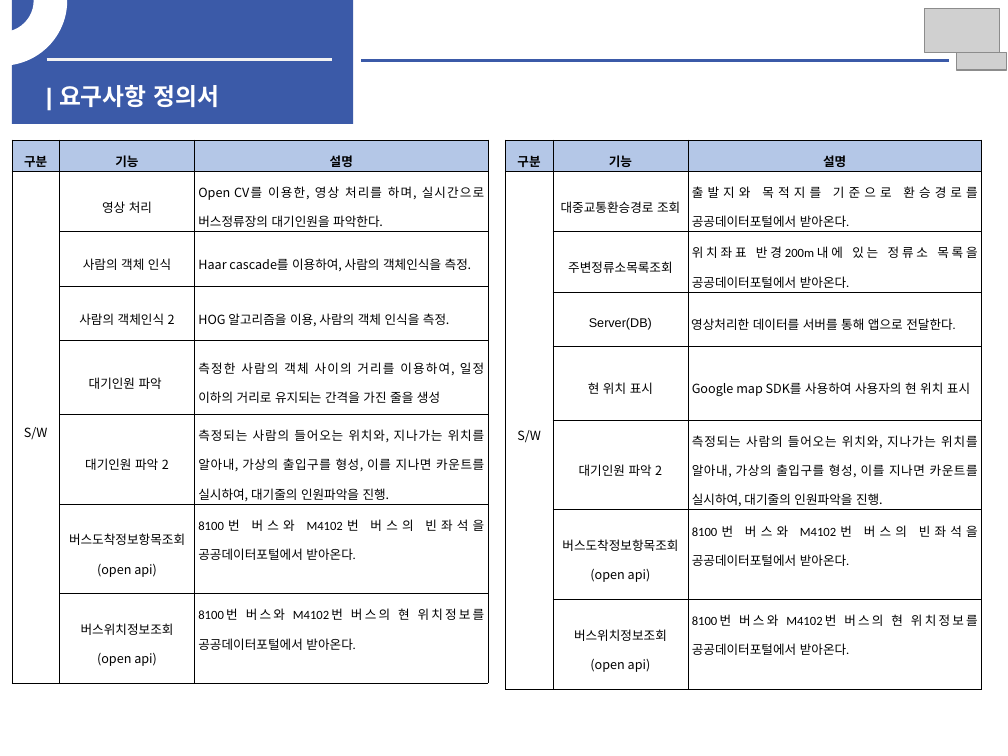
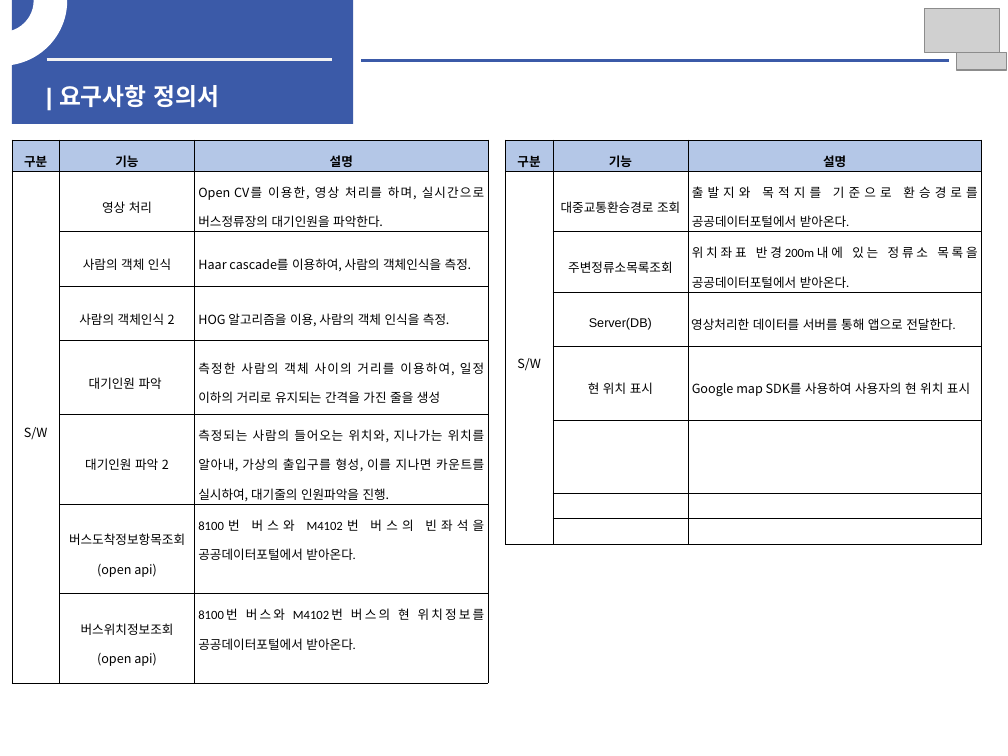
Before and after one commit to woojin1027/THE-FACO, a slide deck: slide 8 of 중간보고서/중간보고서.pptx. Drawn at 1008x756 pixels with LibreOffice and Linux fonts; fonts in the diff are those of the drawing; grey boxes stand for pictures. Boxes give left, top, right and bottom in pixels: in the first picture for what was removed or moved away, otherwise in the second. Text is boxed around its words. In the diff, an @@ line names an element or a change of style, - is before the commit and + after.

```diff
--- a/중간보고서/중간보고서.pptx
+++ b/중간보고서/중간보고서.pptx
@@ table at <box>505,140,981,528</box> @@
-row 6, column 2: 대기인원 파악 2
+row 6, column 2: 
-row 6, column 3: 측정되는 사람의 들어오는 위치와, 지나가는 위치를 알아내, 가상의 출입구를 형성, 이를 지나면 카운트를 실시하여, 대기줄의 인원파악을 진행.
+row 6, column 3: 
-row 7, column 2: 버스도착정보항목조회 / (open api)
+row 7, column 2: 
-row 7, column 3: 8100번 버스와 M4102번 버스의 빈좌석을 공공데이터포털에서 받아온다.
+row 7, column 3: 
-row 8, column 2: 버스위치정보조회 / (open api)
+row 8, column 2: 
-row 8, column 3: 8100번 버스와 M4102번 버스의 현 위치정보를 공공데이터포털에서 받아온다.
+row 8, column 3: 
```
Also in this commit, not shown: 1 other slide changed, 1 slide removed.
